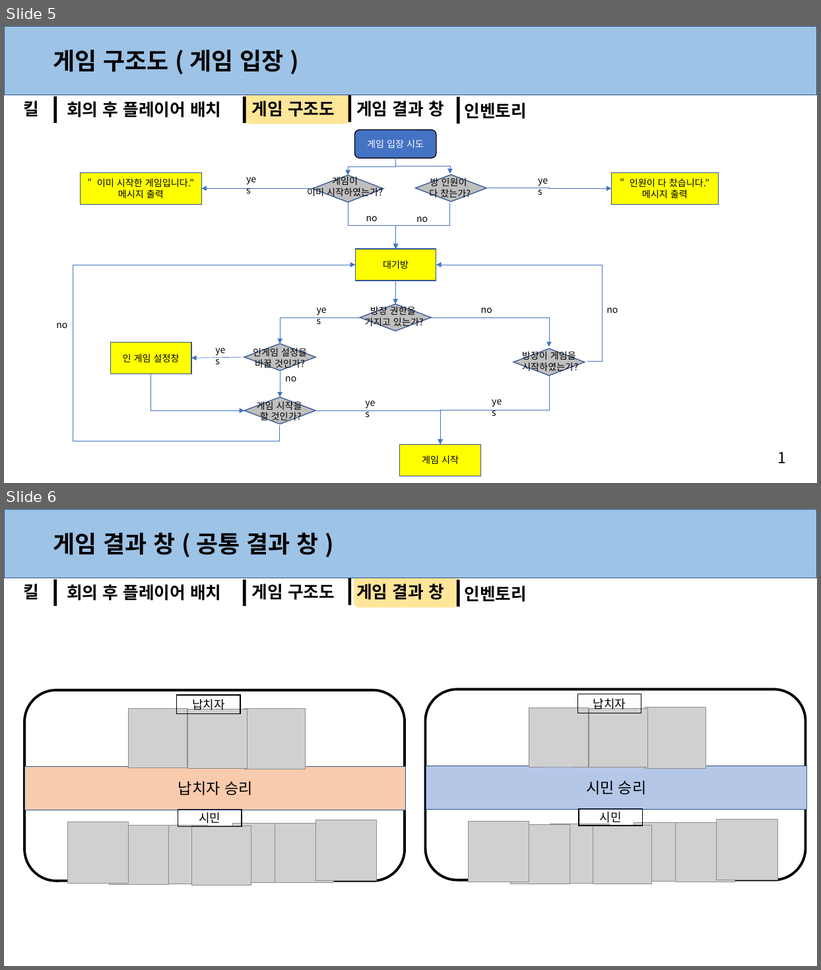
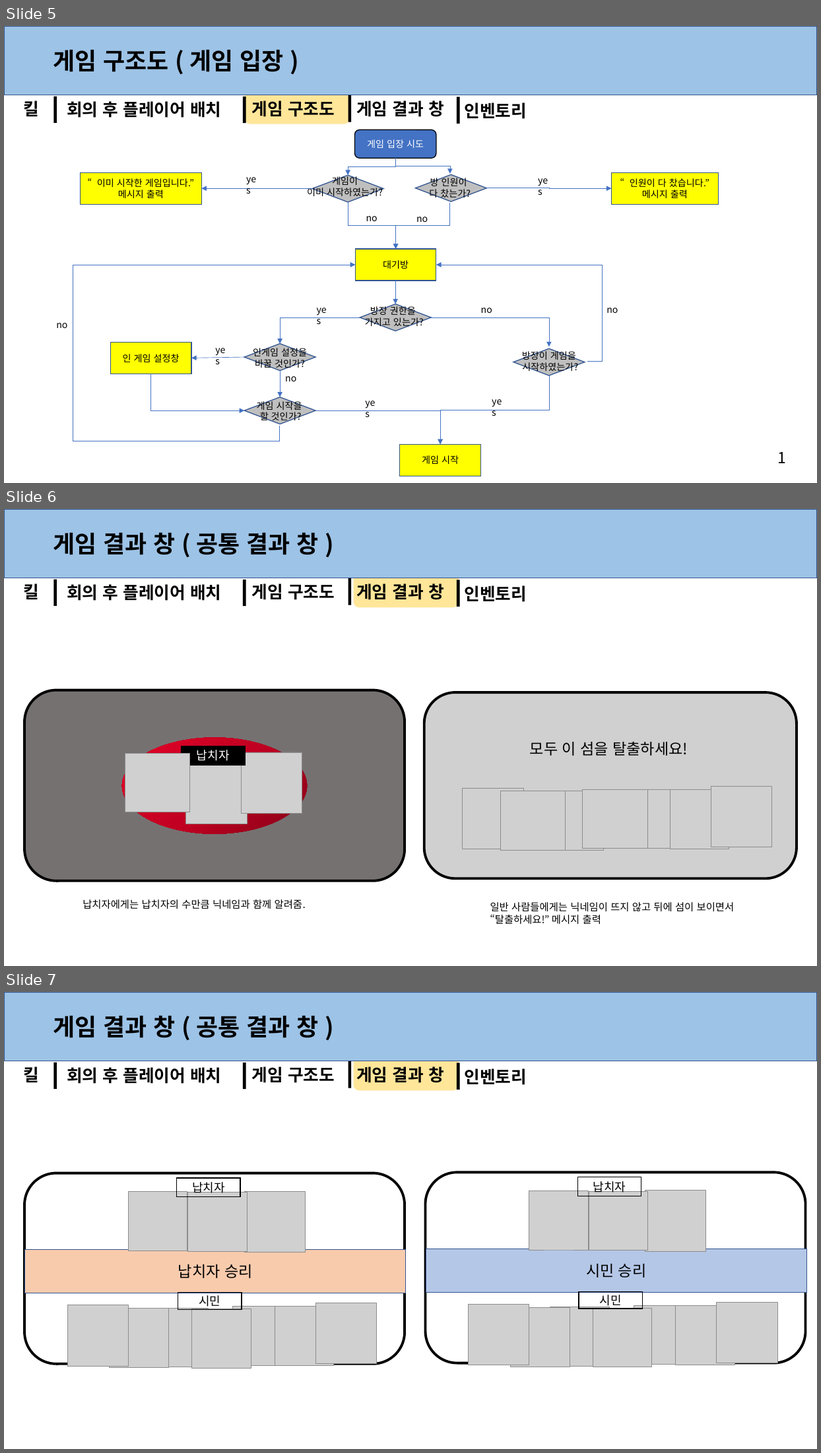
Before and after one commit to anglik0370/EscapeIsland, a slide deck: Document/시스템/시스템.pptx. Shown one above the other, each under a label of ours: slides 5 and 6 before the commit, slides 5, 6 and 7 after it. The pictures are 821x970 and 821x1453 pixels, drawn with LibreOffice and Linux fonts; fonts in the diff are those of the drawing; grey boxes stand for pictures. Boxes give left, top, right and bottom in pixels: in the first picture for what was removed or moved away, otherwise in the second. Text is boxed around its words. In the diff, an @@ line names an element or a change of style, - is before the commit and + after.

```diff
--- a/Document/시스템/시스템.pptx
+++ b/Document/시스템/시스템.pptx
@@ slide 6 added at (x1=4, y1=509, x2=817, y2=966), background #FFFFFF; not listed: 1 template element that a slide beside it also shows @@
@@ rectangle added at (x1=4, y1=509, x2=817, y2=578), fill #9DC3E6, outline #325491 1 pt @@
@@ text added at (x1=53, y1=532, x2=318, y2=555), 28 pt, text #000000, bold @@
+게임 결과 창 ( 공통 결과 창 )
@@ text added at (x1=24, y1=584, x2=40, y2=599), 20 pt, text #000000, bold @@
+킬
@@ rectangle added at (x1=54, y1=579, x2=57, y2=606), fill #000000 @@
@@ text added at (x1=67, y1=584, x2=221, y2=601), 20 pt, text #000000, bold @@
+회의 후 플레이어 배치
@@ rectangle added at (x1=243, y1=580, x2=246, y2=607), fill #000000 @@
@@ text added at (x1=252, y1=584, x2=335, y2=600), 20 pt, text #000000, bold @@
+게임 구조도
@@ rectangle added at (x1=348, y1=578, x2=351, y2=605), fill #000000 @@
@@ rounded rectangle added at (x1=354, y1=572, x2=459, y2=607), fill #FFE699 @@
@@ text added at (x1=356, y1=584, x2=444, y2=600), 20 pt, text #000000, bold @@
+게임 결과 창
@@ rectangle added at (x1=457, y1=580, x2=459, y2=607), fill #000000 @@
@@ text added at (x1=465, y1=586, x2=527, y2=602), 20 pt, text #000000, bold @@
+인벤토리
@@ rounded rectangle added at (x1=24, y1=690, x2=405, y2=881), fill #767171, outline #000000 3 pt @@
@@ picture added at (x1=424, y1=692, x2=797, y2=879) @@
@@ ellipse added at (x1=122, y1=738, x2=307, y2=834), fill gradient #880118 to #C20222 to #E60228 @@
@@ text added at (x1=530, y1=741, x2=688, y2=756), 18 pt, text #000000 @@
+모두 이 섬을 탈출하세요!
@@ picture added at (x1=125, y1=754, x2=190, y2=813) @@
@@ rectangle added at (x1=182, y1=747, x2=245, y2=765), fill #000000, outline #000000 1 pt, 14 pt, text #FFFFFF @@
+납치자
@@ picture added at (x1=186, y1=765, x2=247, y2=824) @@
@@ picture added at (x1=242, y1=753, x2=302, y2=813) @@
@@ picture added at (x1=463, y1=788, x2=523, y2=850) @@
@@ picture added at (x1=500, y1=791, x2=565, y2=851) @@
@@ picture added at (x1=545, y1=791, x2=604, y2=851) @@
@@ picture added at (x1=583, y1=789, x2=648, y2=849) @@
@@ picture added at (x1=628, y1=789, x2=687, y2=849) @@
@@ picture added at (x1=670, y1=790, x2=729, y2=850) @@
@@ picture added at (x1=711, y1=787, x2=772, y2=848) @@
@@ text added at (x1=83, y1=900, x2=306, y2=910), 12 pt, text #000000 @@
+납치자에게는 납치자의 수만큼 닉네임과 함께 알려줌.
@@ text added at (x1=490, y1=902, x2=735, y2=925), 12 pt, text #000000 @@
+일반 사람들에게는 닉네임이 뜨지 않고 뒤에 섬이 보이면서
+“탈출하세요!” 메시지 출력
@@ what was slide 6 is now slide 7 @@
```
